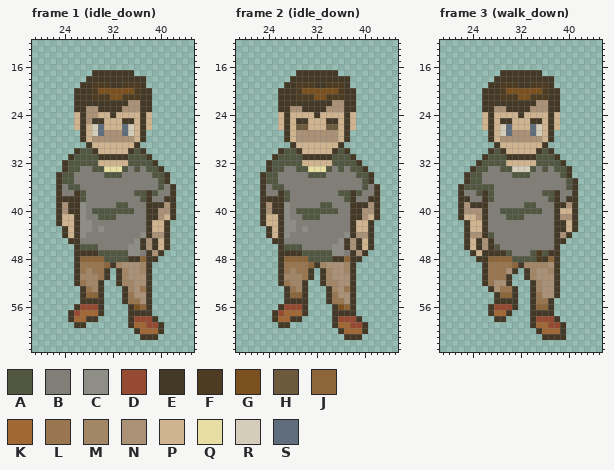
Two states of a pixel-art file, Assets/Sprites/Ase/character.aseprite. Above: the version before the commit.
64x64 pixels, 65 frames. Colours within 5 levels of each other are drawn and written as one. Shown: frame 1 (idle_down): x 19..45, y 12..63; frame 2 (idle_down): x 19..45, y 12..63; frame 3 (walk_down): x 19..45, y 12..63. The commit also changed other frames, which this record leaves out.
Visible layers, top first: "default/head", "default/arm_left/back", "default/arm_right/front", "default/leg_left/back", "default/leg_right/front", "default/body", "boxed/box".
Palette (. is transparent): A #515740  B #807e76  C #8e8d86  D #964a32  E #443927  F #4d3c21  G #7a501f  H #6d593c  J #8c6538  K #a16734  L #99764f  M #a38665  N #ab9175  P #d0b38f  Q #e6dea2  R #d3cdba  S #606d7c
Pixels before, frame 1 (idle_down), first column x 23:
17 ......EEEEEEE.......
18 .....EEEEEEEEEE.....
19 ....EEFFFEEFFFE.....
20 ...EEEFGGGGGGFEE....
21 ...EEEFFFGGFFFEE....
22 ...EEEEEEEEENNEE....
23 ...EENNEEEENNNEE....
24 ...PENNPPEPPPPEP....
25 ...PENEEPPPEEPEP....
26 ...PEPRSPPPSRPEP....
27 ....EPRSNNNSRPE.....
28 ....EPNNNNNNNPE.....
29 .....EPPPPPPPE......
30 ...EAAEPPPPPEAE.....
31 ..EAAAAEEEEEAAAE....
32 .EAAAAAPPPPPAAAAE...
33 .EAABBAAQQQABABAAE..
34 EAABBBBBAAABBBBBAAE.
35 EAABBBBBBBBBBBBBBAE.
36 EBAABBBBBBBBBBBBBABE
37 EBBEABBBBBBBBAAEABBE
38 EEEEABBBBBBBBBAEBBEE
39 ENEECBBBBBAABBBEEENE
40 ENEECBAAAAAAABBEENNE
41 EPPECBBAAABBBBBEENPE
42 EPPECCBBBBBBBBBEPPE.
43 .EPECCBCBBBBBBBEPPE.
44 .EPECBBBBBBBBBCENNE.
45 ..EEBBBBBBBBBCENEPE.
46 ...EAAABBBBBCCENEPE.
47 ...EEEEAAAAACCBENE..
48 ...EJJJJAAAAEEJEE...
49 ...ELLLLJEMNNNME....
50 ...ELMLLE.EMNNME....
51 ...EMMMLE.EMNNNE....
52 ...ELMME..EMMNNE....
53 ....ELME...EMNLE....
54 ....EJJE...ELNNE....
55 ....EEEE...ELLNE....
56 ...EDDDE....EGJE....
57 ..EDKKKE....EEEE....
58 ..EKKEE.....EDDDE...
59 ...EE.......EKKDDE..
60 .............EKKKE..
61 ..............EEE...
Pixels before, frame 2 (idle_down), first column x 23:
17 ......EEEEEEE.......
18 .....EEEEEEEEEE.....
19 ....EEFFFEEFFFE.....
20 ...EEEFGGGGGGFEE....
21 ...EEEFFFGGFFFEE....
22 ...EEEEEEEEENNEE....
23 ...EENNEEEENNNEE....
24 ...PEPPPPEPPPPEP....
25 ...PEPEEPPPEEPEP....
26 ...PEPHHPPPHHPEP....
27 ....EPNNNNNNNPE.....
28 ....EPNNNNNNNPE.....
29 .....EPPPPPPPE......
30 ...EAAEPPPPPEAE.....
31 ..EAAAAEEEEEAAAE....
32 .EAAAAAPPPPPAAAAE...
33 .EAABBAAQQQABABAAE..
34 EAABBBBBAAABBBBBAAE.
35 EAABBBBBBBBBBBBBBAE.
36 EBAABBBBBBBBBBBBBABE
37 EBBEABBBBBBBBAAEABBE
38 EEEEABBBBBBBBBAEBBEE
39 ENEECBBBBBAABBBEEENE
40 ENEECBAAAAAAABBEENNE
41 EPPECBBAAABBBBBEENPE
42 EPPECCBBBBBBBBBEPPE.
43 .EPECCBCBBBBBBBEPPE.
44 .EPECBBBBBBBBBCENNE.
45 ..EEBBBBBBBBBCENEPE.
46 ...EAAABBBBBCCENEPE.
47 ...EEEEAAAAACCBENE..
48 ...EJJJJAAAAEEJEE...
49 ...ELLLLJEMNNNME....
50 ...ELMLLE.EMNNME....
51 ...EMMMLE.EMNNNE....
52 ...ELMME..EMMNNE....
53 ....ELME...EMNLE....
54 ....EJJE...ELNNE....
55 ....EEEE...ELLNE....
56 ...EDDDE....EGJE....
57 ..EDKKKE....EEEE....
58 ..EKKEE.....EDDDE...
59 ...EE.......EKKDDE..
60 .............EKKKE..
61 ..............EEE...
Pixels before, frame 3 (walk_down), first column x 22:
17 .......EEEEEEE......
18 ......EEEEEEEEEE....
19 .....EEFFFEEFFFE....
20 ....EEEFGGGGGGFEE...
21 ....EEEFFFGGFFFEE...
22 ....EEEEEEEEENNEE...
23 ....EENNEEEENNNEE...
24 ....PEPPPPEPPPPEP...
25 ....PEPEEPPPEEPEP...
26 ....PEPRSPPPSRPEP...
27 .....EPRSNNNSRPE....
28 .....EPNNNNNNNPE....
29 ......EPPPPPPPE.....
30 .....EAEPPPPPEAE....
31 ....EAAAEEEEEAAAE...
32 ...EAAAAPPPPPAAAAE..
33 ..EAABBAARRRABABAAE.
34 .EAABBBBBAAABBBBBAE.
35 .EAABBBBBBBBBBBBBBAE
36 EAAAAABBBBBBBBBBBBAE
37 EBBAEABBBBBBBBAAEBBE
38 EEBBEABBBBBBBBBAEBEE
39 ENEEEBBBBBBAABBBEENE
40 ENNNEBBAAAAAAABBEPPE
41 EPPNEBBBAAABBBBBENNE
42 .EPPEBBBBBBBBBBBEEPE
43 .EPPEBBBBBBBBBBBEEPE
44 .ENNEABBBBBBBBBBENE.
45 .EPENEBBBBBBBBBBEE..
46 .EPENEABBBBBBBBBE...
47 ..EPEEEEABBBAFAEE...
48 ...EEJJJJAAAAFEJE...
49 ....ELLLLJEMMMMNE...
50 ....ELLLNE.EMNNME...
51 ....ELLLE..EMNNNE...
52 ....ELNNE...EMNNE...
53 .....ENLLE..EMNNE...
54 ......EJJE..ELNNE...
55 ......EEEE..ELLE....
56 .....EDDDE..EJJE....
57 .....EKKE...EEEE....
58 ......EE....EDDDE...
59 ............EKKDDE..
60 .............EKKKE..
61 ..............EEEE..
After the commit:
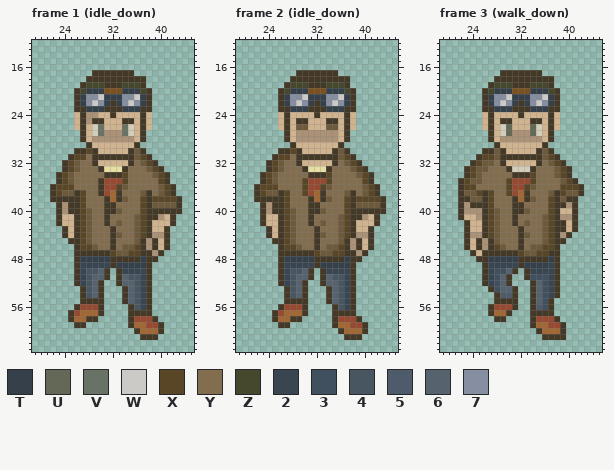
Colours new in this view: T #35404a  U #636956  V #697365  W #cccac6  X #594627  Y #836d4f  Z #46482e  2 #394651  3 #41505e  4 #485662  5 #4f5b6a  6 #57626f  7 #868ea1
Message: wip: update actor sprite optics
Edits made:
layer "default/Accessoires" added
Changed rows in their new state; - is an unchanged pixel.
Frame 1 (idle_down):
first column x 22:
19 ------ZZZE--ZZZ-------
20 -----ZTTT---TTTZ------
21 -----T77WTTT77WT------
22 -----T7W7T-T7W7T------
23 ------TTT---TTT-------
26 --------V---V---------
27 --------V---V---------
30 -----EX-------H-------
31 ----XXYE-----EHX------
32 ---XHYYE-----EYHX-----
33 ---XHYYYE---EYYYHX----
34 --XHYYYYYEEEXYYYYHX---
35 --XHYYYYEDDDXYYYYYX---
36 EXXXYYYYEDDXHYYYYYHX--
37 EXHH-XYYEDKEYYYH-YHX--
38 E----XYYYEKEHYYX-XXXXE
39 -----XYYYEEYYYYX-HHHHE
40 -----XHYYEEHYYYX--EE-E
41 -----XHYYEYYYYHX------
42 -----XHYYEYHYYHX---PE-
43 -----XHYYYEYYYHX------
44 -----XHYYYEHYYHX------
45 -----XHYYYEYYYH-------
46 -----XXHYYEYHHX-------
47 --------EEXHHXXE------
48 -----TTTTTEEE--T------
49 -----22222-TTTTT------
50 -----2446---2222------
51 -----2466---6442------
52 -----246----6642------
53 ------46-----642------
54 ------46-----642------
55 -------------642------
56 --------------42------
Frame 2 (idle_down):
first column x 27:
19 -ZZZE--ZZZ-
20 ZTTT---TTTZ
21 T77WTTT77WT
22 T7W7T-T7W7T
23 -TTT---TTT-
first column x 22:
30 -----EX-------H-------
31 ----XXYE-----EHX------
32 ---XHYYE-----EYHX-----
33 ---XHYYYE---EYYYHX----
34 --XHYYYYYEEEXYYYYHX---
35 --XHYYYYXDDDXYYYYYX---
36 EXXXYYYYXDDXHYYYYYHX--
37 EXHH-XYYXDKEYYYH-YHX--
38 E----XYYYEKEHYYX-XXXXE
39 -----XYYYEEYYYYX-HHHHE
40 -----XHYYEEHYYYX--EE-E
41 -----XHYYEYYYYHX------
42 -----XHYYEYHYYHX---PE-
43 -----XHYYYEYYYHX------
44 -----XHYYYEHYYHX------
45 -----XHYYYEYYYH-------
46 -----XXHYYEYHHX-------
47 --------EEXHHXXE------
48 -----TTTTTEEE--T------
49 -----22222-TTTTT------
50 -----2446---2222------
51 -----2466---6442------
52 -----246----6642------
53 ------46-----642------
54 ------46-----642------
55 -------------642------
56 --------------42------
Frame 3 (walk_down):
first column x 22:
19 ------ZZZE--ZZZ------
20 -----ZTTT---TTTZ-----
21 -----T77WTTT77WT-----
22 -----T7W7T-T7W7T-----
23 ------TTT---TTT------
26 --------U---U--------
27 --------U---U--------
30 ----E-H-------H------
31 ---EXXHE-----EHX-----
32 --EXHHYE-----EYHX----
33 -EXHHYYYE---EYYYHX---
34 --XHYYYYYEEEXYYYHX---
35 EXHHYYYYXDDDXYYYYHX--
36 -XXYYYYYXDDXHYYYYXXXE
37 -HHX-XYYXDKEYYYH-XHHE
38 --HH-XYYYEKEHYYX-H---
39 -----XYYYEEYYYYX-----
40 -----XHYYEEHYYYX-----
41 -----XHYYEYYYYHX-----
42 -----XHYYEYHYYHX-----
43 -----XHYYYEYYYHX-----
44 -----XHYYYEHYYHX-----
45 ------HYYYEYYYHX-----
46 ------XHYYEYHHXX-----
47 --------EEXHHXX------
48 -----TTTTTEEEE-T-----
49 -----22222-TTTT2-----
50 -----2336---2222-----
51 -----236----3332-----
52 -----236-----632-----
53 ------366----632-----
54 -------55----632-----
55 -------------63------
56 -------------53------
Pixel boxes of the changes (left, top, right, bottom) in both pictures:
changed: (50, 82, 182, 310)
changed: (284, 82, 350, 112)
changed: (254, 148, 386, 310)
changed: (458, 82, 584, 310)
